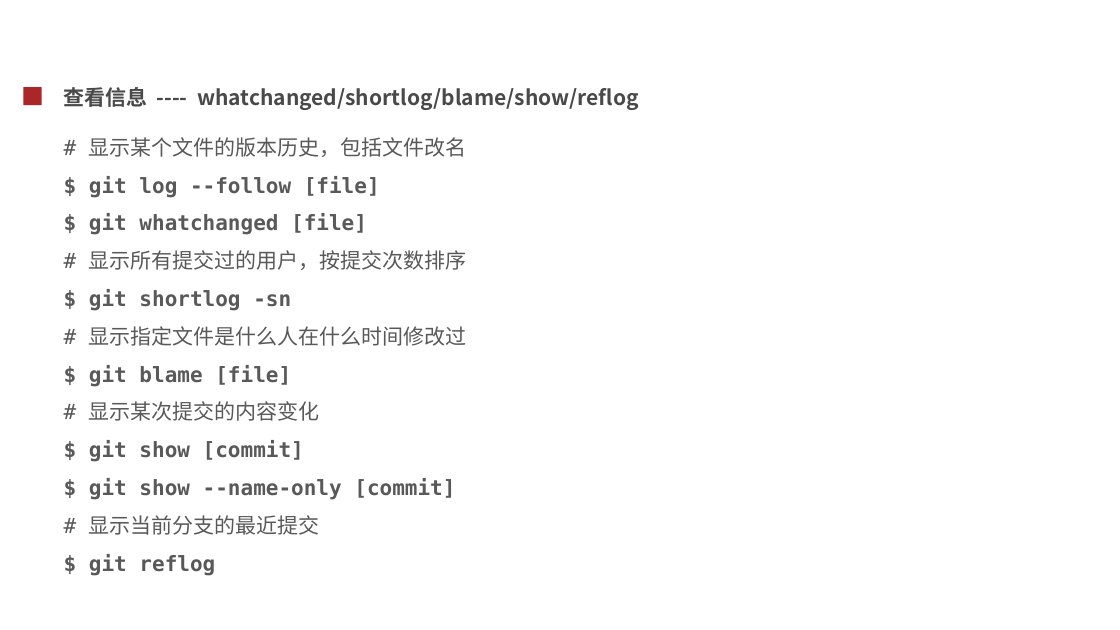
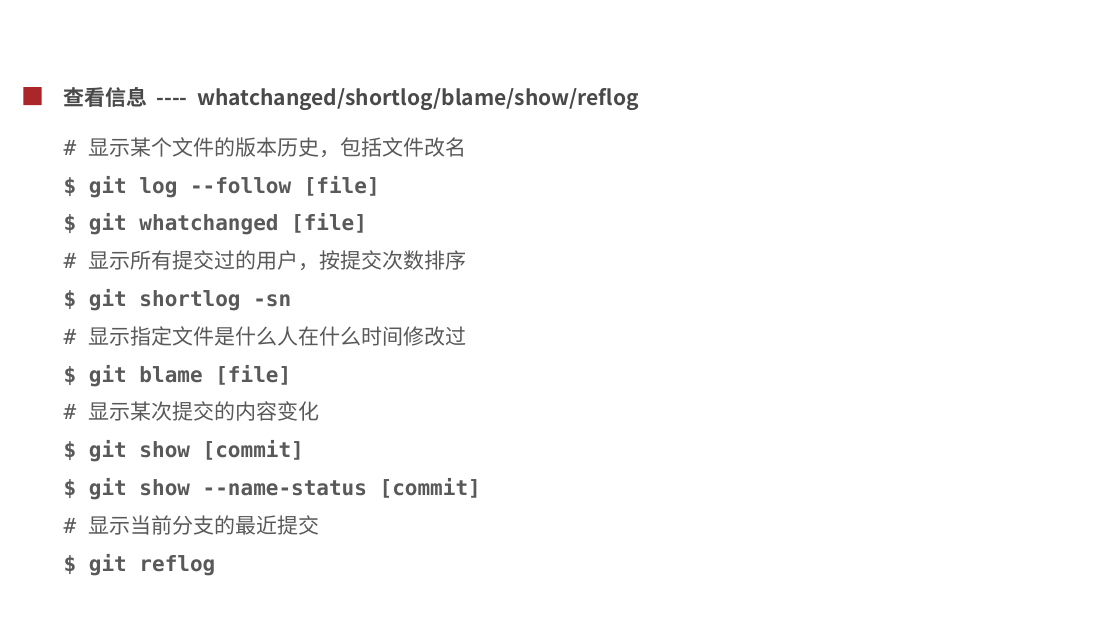
Before and after one commit to cash2one/note-1, a slide deck: slide 15 of toolbox/git使用.ppt. Drawn at 1120x630 pixels with LibreOffice and Linux fonts; fonts in the diff are those of the drawing; background and template pictures are left out. Boxes give left, top, right and bottom in pixels: in the first picture for what was removed or moved away, otherwise in the second. Text is boxed around its words. In the diff, an @@ line names an element or a change of style, - is before the commit and + after.

```diff
--- a/toolbox/git使用.ppt
+++ b/toolbox/git使用.ppt
@@ text at box(89, 478, 481, 500): text changed @@
-$ git show --name-only [commit]
+$ git show --name-status [commit]
```
Also in this commit, not shown: 4 other slides changed.
